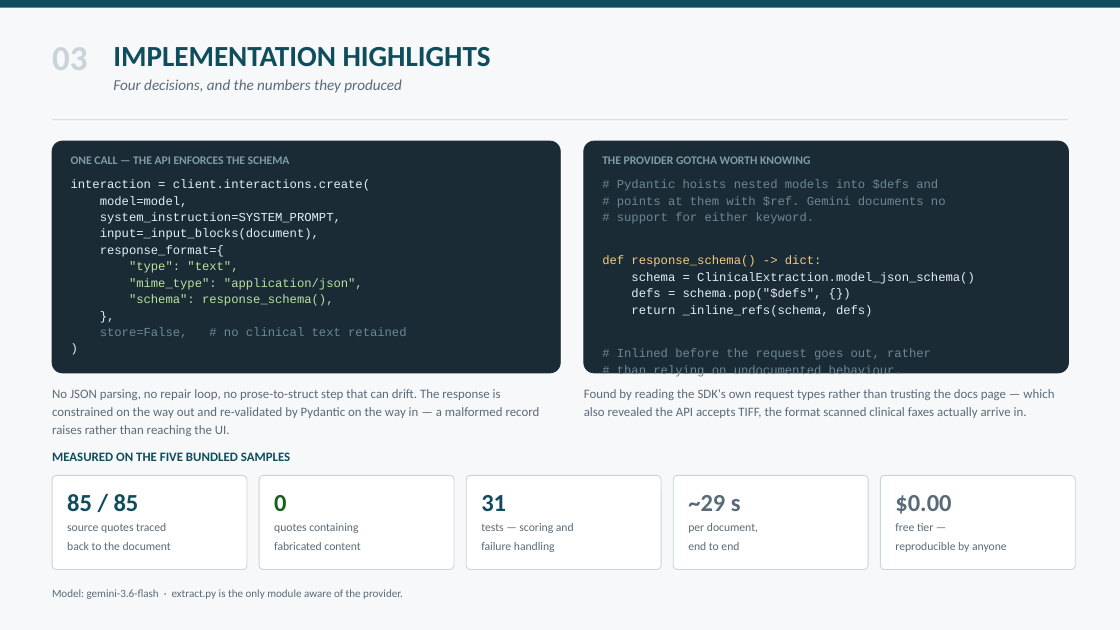
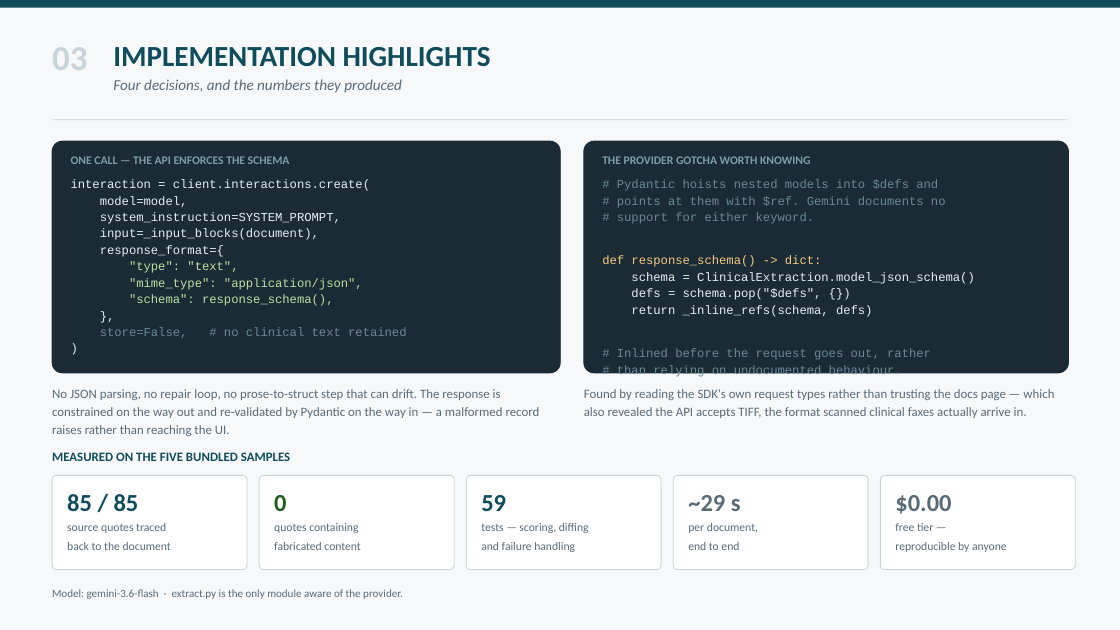
Before and after one commit to anushkavb4/clinical-document-intelligence-hub, a slide deck: slide 3 of Clinical_Document_Intelligence_Hub_deck.pptx. Drawn at 1120x630 pixels with LibreOffice and Linux fonts; fonts in the diff are those of the drawing. Boxes give left, top, right and bottom in pixels: in the first picture for what was removed or moved away, otherwise in the second. Text is boxed around its words. In the diff, an @@ line names an element or a change of style, - is before the commit and + after.

```diff
--- a/Clinical_Document_Intelligence_Hub_deck.pptx
+++ b/Clinical_Document_Intelligence_Hub_deck.pptx
@@ text at (x1=481, y1=495, x2=589, y2=552): text changed @@
-31
-tests — scoring and
-failure handling
+59
+tests — scoring, diffing
+and failure handling
```
Also in this commit, not shown: 3 other slides changed, 15 other files.
